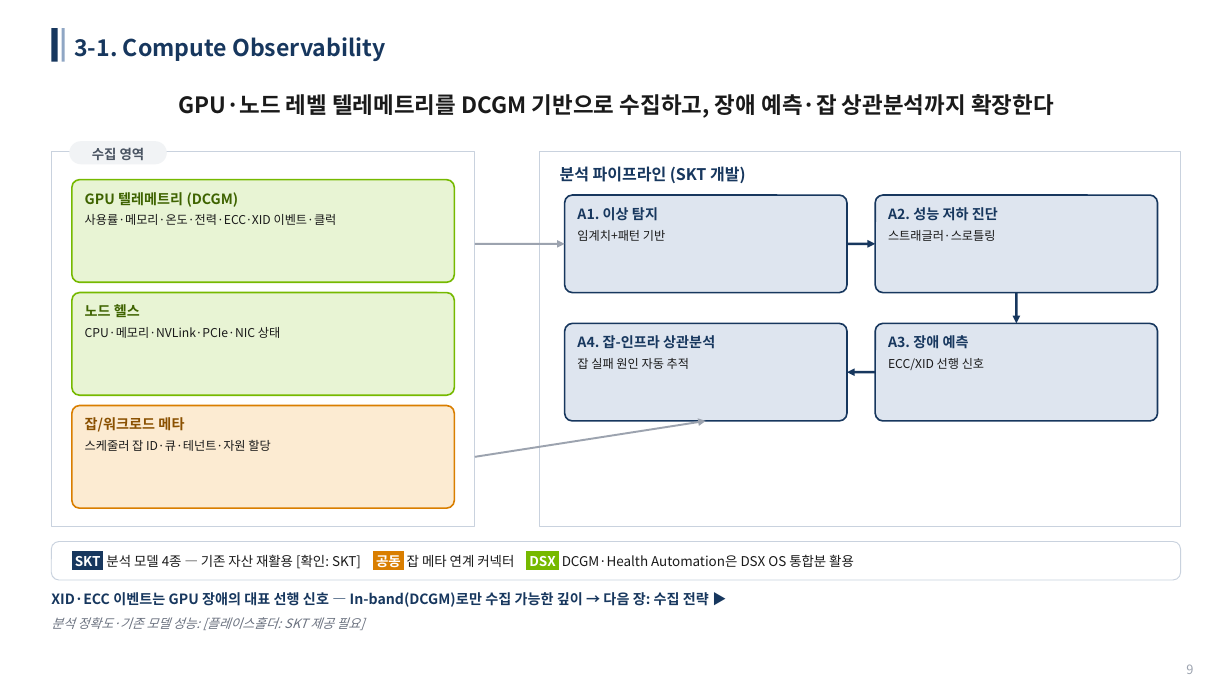
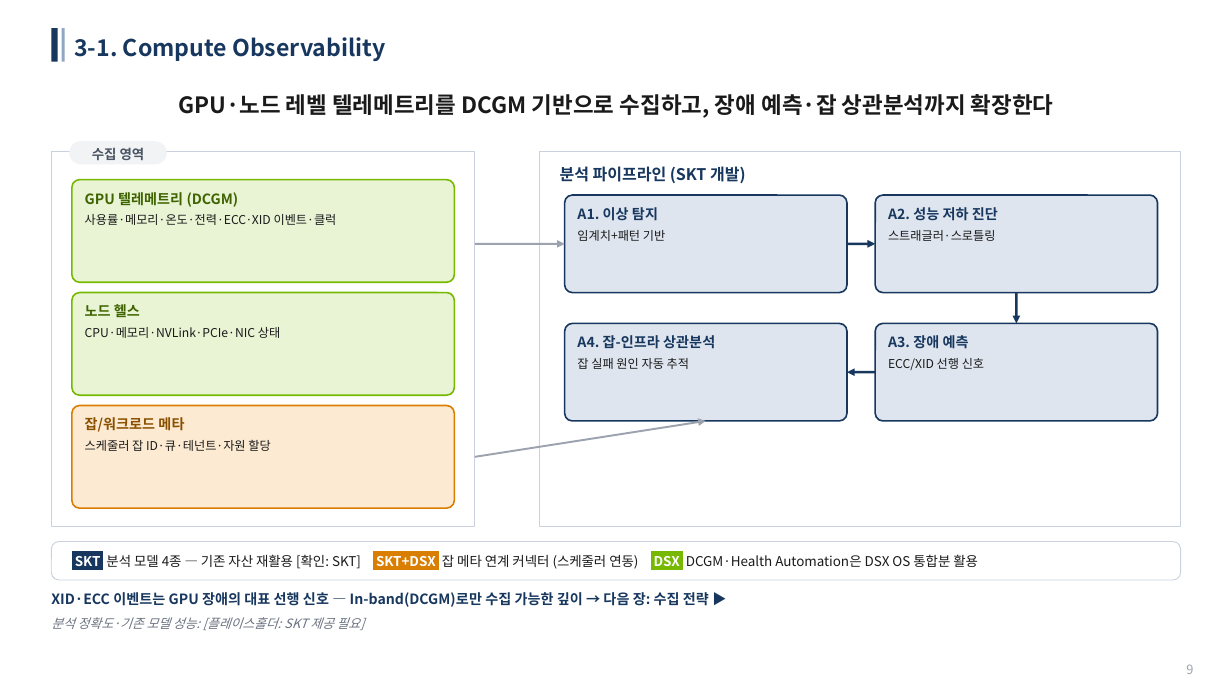
Before and after one commit to daniel980/encry, a slide deck: slide 9 of _workspace/NVIDIA_DSX_OS_E2E_Observability_논의.pptx. Drawn at 1232x693 pixels with LibreOffice and Linux fonts; fonts in the diff are those of the drawing. Boxes give left, top, right and bottom in pixels: in the first picture for what was removed or moved away, otherwise in the second. Text is boxed around its words. In the diff, an @@ line names an element or a change of style, - is before the commit and + after.

```diff
--- a/_workspace/NVIDIA_DSX_OS_E2E_Observability_논의.pptx
+++ b/_workspace/NVIDIA_DSX_OS_E2E_Observability_논의.pptx
@@ text at box(75, 554, 978, 569): text changed @@
-SKT 분석 모델 4종 — 기존 자산 재활용 [확인: SKT] 공동 잡 메타 연계 커넥터 DSX DCGM·Health Automation은 DSX OS 통합분 활용
+SKT 분석 모델 4종 — 기존 자산 재활용 [확인: SKT] SKT+DSX 잡 메타 연계 커넥터 (스케줄러 연동) DSX DCGM·Health Automation은 DSX OS 통합분 활용
```
Also in this commit, not shown: 7 other slides changed, 3 other files.
